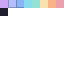
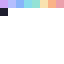
Revision of a layered 64x64 image; what changed, layer by layer:
painted on "Sheet" over bbox(8, 0, 24, 8)
